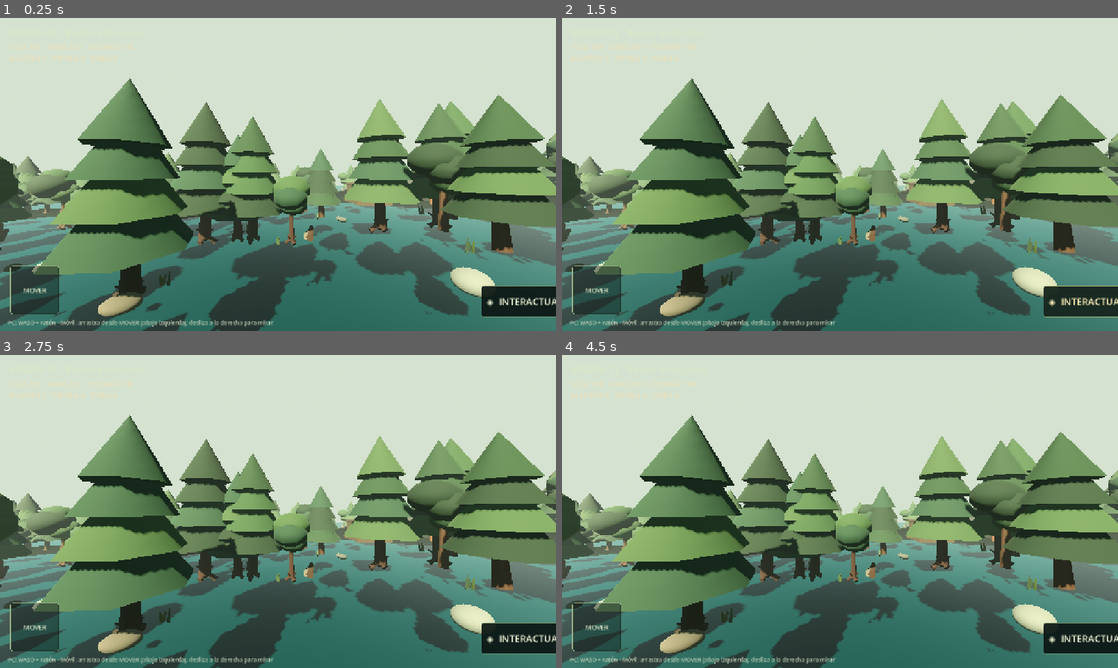
Above: before the commit, frames 1-4 (two rows, left to right).
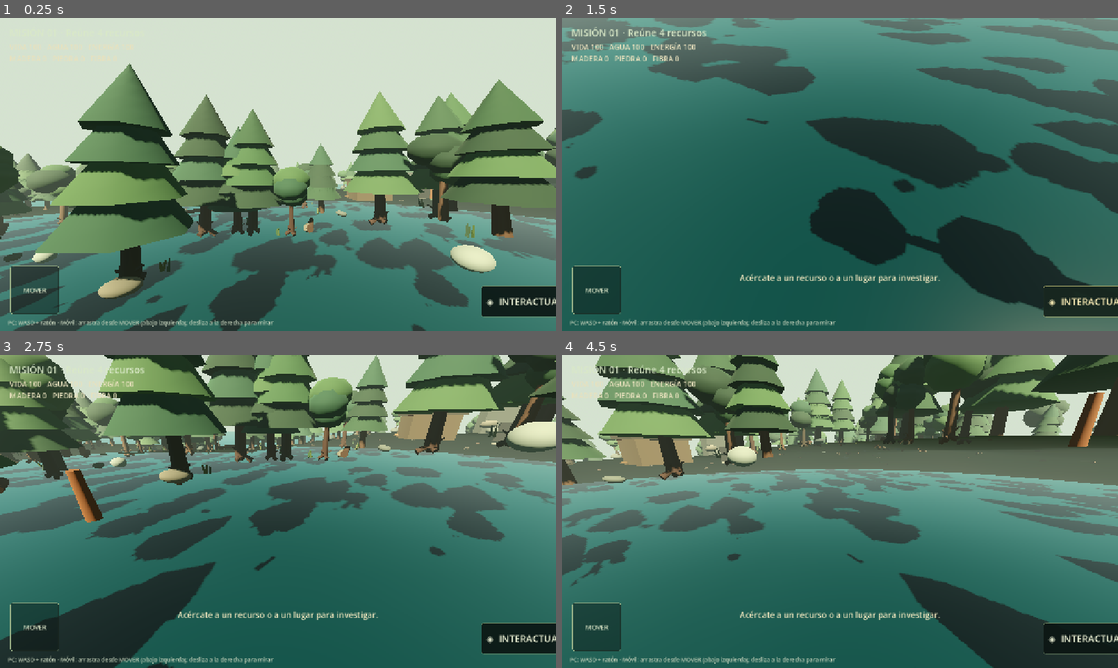
Above: after the commit, the same moments.

Repository: nicolamona/wildline
Game: Godot game, scene res://scenes/main.tscn
The game is run twice, just before and just after one commit, with the same random seed, the same clock (stepped at 60 frames per second) and the same inputs.
Inputs (mouse positions are in pixels of both pictures, inside the frame that each line leads up to):
- Up to frame 1 (0.25 s): no input
- Up to frame 2 (1.5 s): tap Enter at 0.5 s; move the mouse to (962, 158) at 0.52 s; hold D 0.53-1.25 s; hold Shift 0.53-1.25 s; click (962, 158) at 0.67 s; click "◈ INTERACTUAR" at 1.25 s
- Up to frame 3 (2.75 s): tap Space at 2 s; drag from (166, 527) to (250, 574) at 2.02 s
- Up to frame 4 (4.5 s): tap Enter at 2.75, 4.25 s; move the mouse to (895, 442) at 2.77 s; hold D 2.78-3.5 s; hold Shift 2.78-3.5 s; tap Space at 3.5 s; drag from (812, 574) to (673, 464) at 3.52 s; move the mouse to (1006, 558) at 4.27 s; hold A from 4.28 s (still down); hold Shift from 4.28 s (still down)

The runs differ from the first frame. In frame 1, 30% of the frame differs, in the area x 0-100%, y 14-100%; in frame 2, 90%, in the area x 0-100%, y 0-100%; in frame 3, 84%; in frame 4, 82%.
Error before the commit: Parse Error: Cannot infer the type of "in_move_zone" variable because the value doesn't have a set type. (res://scripts/player.gd:35)

Commit message:
Fix Godot touch-zone type and restore full left-half movement

Diff:
--- a/godot/scripts/player.gd
+++ b/godot/scripts/player.gd
@@ -32,7 +32,7 @@
 			if over_interact_button:
 				return
 			# Movement starts only in the visible lower-left joystick zone.
-			var in_move_zone := event.position.x < viewport_size.x * 0.46 and event.position.y > viewport_size.y * 0.48
+			var in_move_zone: bool = event.position.x < viewport_size.x * 0.50
 			if in_move_zone and left_touch_index == -1:
 				left_touch_index = event.index
 				left_touch_origin = event.position
